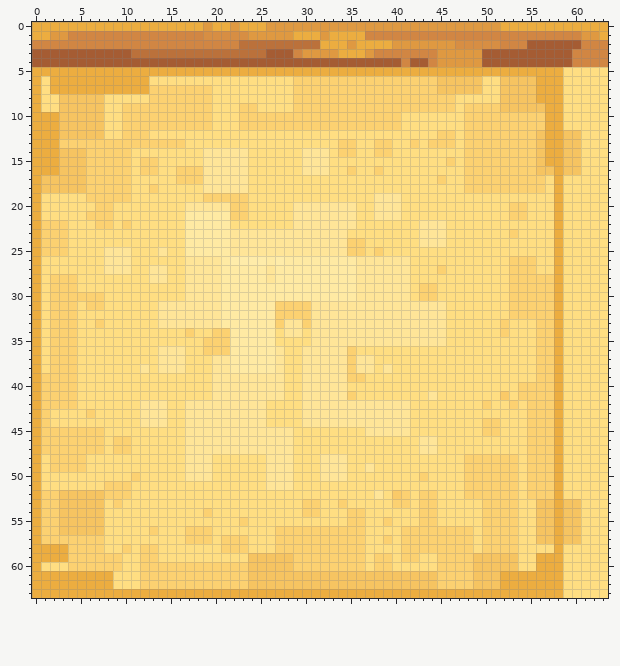
A pixel-art sprite gets an edit: resources/assets/cooking/textures/blueprint/pan/baked_vanilla.png. The picture above was drawn from the file before the commit.
The file is 64x64 pixels. Colours within 5 levels of each other are drawn and written as one.
The result:
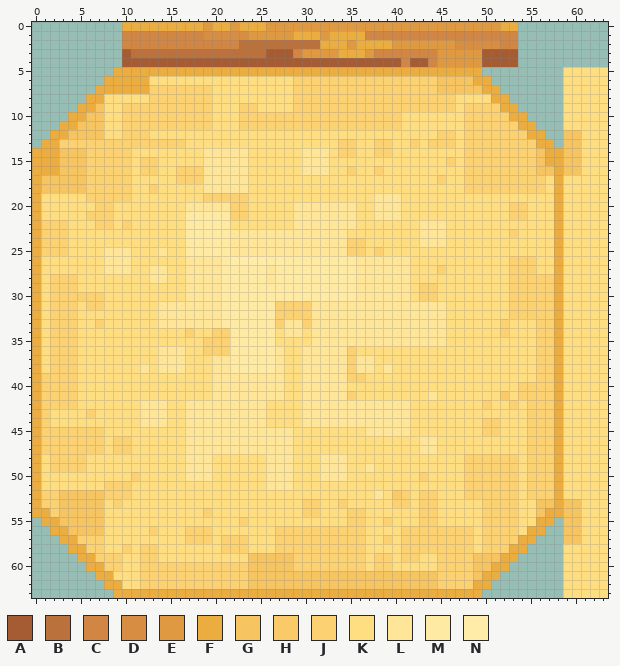
Palette (. is transparent): A #a55c33  B #bb713b  C #d18643  D #d78e43  E #df9941  F #ecad40  G #f6c461  H #faca68  J #fcd171  K #ffde82  L #ffe598  M #ffeaa3  N #ffeca9
Edits made:
@@ x 0..63 @@
- 0 FFFFFFFFFFFFFFFFFFFEFFEFFFEEEEEEEEEEEEEEEEEEEEEEEEEEFFFFFFFFFFFF
- 1 FFEECCCCCCCCCCCCCCCDDDDDEEEEEFFFEFFFFCCCCCCCCCCCCCCCCCCCCCCCCEEF
- 2 CCCCCCCCCCCCCCCCCCCCCCCBBBBBBBBBFFFEFFFFEEEEEEEDDDDDCCCAAAAAACCC
- 3 AAAAAAAAAAABBBBBBBBBBBBBBBAAACEEEEFFFECCCCCCCEEEEEAAAAAAAAAACCCC
- 4 AAAAAAAAAAAAAAAAAAAAAAAAAAAAAAAAAAAAAAAAACAACEEEEEAAAAAAAAAACCCC
- 5 FFFFFFFFFFFFFFFFFFFFFFFFFFFFFFFFFFFFFFFFFFFFFFFFFFFFFFFFFFFKKKKK
- 6 FKFFFFFFFFFFFKKKKKKKKKKKKKKKKJJJJJJJJJJJJJJJJGGGGGKKGGGGFFFKKKKK
- 7 FKFFFFFFFFFFFJJJJJJJKKKKKKKKKJJJJJJJJJJJJJJJJGGGGGKKGGGGFFFKKKKK
- 8 FKKGGGGGKKKKKJJJJJJJKKKKKKKKKJJJJJJJJJJJJJJJJJJKKKKKGGGGFFFKKKKK
- 9 FKKGGGGGKKJJJJJJJJJJKKKJJKKKKJJJJJJJJJJJJJJJJJJKJJJJGGGGGFFKKKKK
-10 FFFGGGGGKKJJJJJJJJJJKKKJJJJJJJJJJJJJJJJJJKKKKKKKJJJJJJJJJFFKKKKK
-11 FFFGGGGGKKJJJJJJJJJJKKKJJJJJJJJJJJJJJJJJJKKKKKKKJJJJJJJJJFFKKKKK
-12 FFFGGGGGKKJJJKKKKKKKKKKKKKKKKKKKKKKKKKKKKKKKKJJKJJJJJJJJGFFGGKKK
-13 FFFJJJJJJJJJJJJJJKKKKKKKKKKKKKKKKKJJKKJJKKJKJJJKJJJJJJJJGFFGGKKK
+ 0 ..........FFFFFFFFFEFFEFFFEEEEEEEEEEEEEEEEEEEEEEEEEEFF..........
+ 1 ..........CCCCCCCCCDDDDDEEEEEFFFEFFFFCCCCCCCCCCCCCCCCC..........
+ 2 ..........CCCCCCCCCCCCCBBBBBBBBBFFFEFFFFEEEEEEEDDDDDCC..........
+ 3 ..........ABBBBBBBBBBBBBBBAAACEEEEFFFECCCCCCCEEEEEAAAA..........
+ 4 ..........AAAAAAAAAAAAAAAAAAAAAAAAAAAAAAACAACEEEEEAAAA..........
+ 5 .........FFFFFFFFFFFFFFFFFFFFFFFFFFFFFFFFFFFFFFFFF.........KKKKK
+ 6 ........FFFFFKKKKKKKKKKKKKKKKJJJJJJJJJJJJJJJJGGGGFF........KKKKK
+ 7 .......FFFFFFJJJJJJJKKKKKKKKKJJJJJJJJJJJJJJJJGGGGGFF.......KKKKK
+ 8 ......FFKKKKKJJJJJJJKKKKKKKKKJJJJJJJJJJJJJJJJJJKKKKFF......KKKKK
+ 9 .....FFGKKJJJJJJJJJJKKKJJKKKKJJJJJJJJJJJJJJJJJJKJJJJFF.....KKKKK
+10 ....FFGGKKJJJJJJJJJJKKKJJJJJJJJJJJJJJJJJJKKKKKKKJJJJJFF....KKKKK
+11 ...FFGGGKKJJJJJJJJJJKKKJJJJJJJJJJJJJJJJJJKKKKKKKJJJJJJFF...KKKKK
+12 ..FFGGGGKKJJJKKKKKKKKKKKKKKKKKKKKKKKKKKKKKKKKJJKJJJJJJJFF..GGKKK
+13 .FFJJJJJJJJJJJJJJKKKKKKKKKKKKKKKKKJJKKJJKKJKJJJKJJJJJJJJFF.GGKKK
 14 FFFGGGJJJJJKKKKKKKKLLLLLKKKKKKLLLKJJKKJJKKKKKKKKJJJJJJJJGFFGGKKK
@@ x 0..63 @@
 53 FJJGGGGGKJKKKKKKKKKKKKKKKKKKKKJJKKJKKKKKJJKJJKKKKKJJJJKKGGFGGKKK
-54 FJJGGGGGKKKKKKKKKKKJKKKKKKKKKKJJKKKJJKKKKKKJJKKKKKJJJJKKGGFGGKKK
-55 FJJGGGGGKKKKKKKKKKKKKKKJKKKKKKKKKKKJJKKJKKKJJKKKKKJJJJKKGGFGGKKK
-56 FJJGGGGGKKKKKJKKKJJJKKKKKKKJJJJJJJJJJKKKKJJJJJJJJKJJJJKKGGFGGKKK
-57 FJJJJJJJKKKKKKKKKJJJKJJJKKKJJJJJJJJJJKKJKJJJJJJJJKJJJJKKGGFGGKKK
-58 FFFFJJJJKKJKJJKKKKKKKJJJKKKJJJJJJJJJJKKKKJJJJJJJJKJJJJKKKKFKKKKK
-59 FFFFJJJJJJKKJJKKKKKKKKKKGGGGGJJJJJJJJKJJKJJKKJJJJGGGGGKKFFFKKKKK
-60 FKKKJJJJJJKKJJJJJJJJJJJJGGGGGJJJJJJJJKJJKKKKKJJJJGGGGGKKFFFKKKKK
-61 FFFFFFFFFKKKJJJJJJJJJJJJGGGGGGGGGGGGGGGGGGGGGJJJJGGGFFFFFFFKKKKK
-62 FFFFFFFFFKKKJJJJJJJJJJJJGGGGGGGGGGGGGGGGGGGGGJJJJGGGFFFFFFFKKKKK
-63 FFFFFFFFFFFFFFFFFFFFFFFFFFFFFFFFFFFFFFFFFFFFFFFFFFFFFFFFFFFKKKKK
+54 FFJGGGGGKKKKKKKKKKKJKKKKKKKKKKJJKKKJJKKKKKKJJKKKKKJJJJKKGFFGGKKK
+55 .FFGGGGGKKKKKKKKKKKKKKKJKKKKKKKKKKKJJKKJKKKJJKKKKKJJJJKKFF.GGKKK
+56 ..FFGGGGKKKKKJKKKJJJKKKKKKKJJJJJJJJJJKKKKJJJJJJJJKJJJJKFF..GGKKK
+57 ...FFJJJKKKKKKKKKJJJKJJJKKKJJJJJJJJJJKKJKJJJJJJJJKJJJJFF...GGKKK
+58 ....FFJJKKJKJJKKKKKKKJJJKKKJJJJJJJJJJKKKKJJJJJJJJKJJJFF....KKKKK
+59 .....FFJJJKKJJKKKKKKKKKKGGGGGJJJJJJJJKJJKJJKKJJJJGGGFF.....KKKKK
+60 ......FFJJKKJJJJJJJJJJJJGGGGGJJJJJJJJKJJKKKKKJJJJGGFF......KKKKK
+61 .......FFKKKJJJJJJJJJJJJGGGGGGGGGGGGGGGGGGGGGJJJJGFF.......KKKKK
+62 ........FFKKJJJJJJJJJJJJGGGGGGGGGGGGGGGGGGGGGJJJJFF........KKKKK
+63 .........FFFFFFFFFFFFFFFFFFFFFFFFFFFFFFFFFFFFFFFFF.........KKKKK
